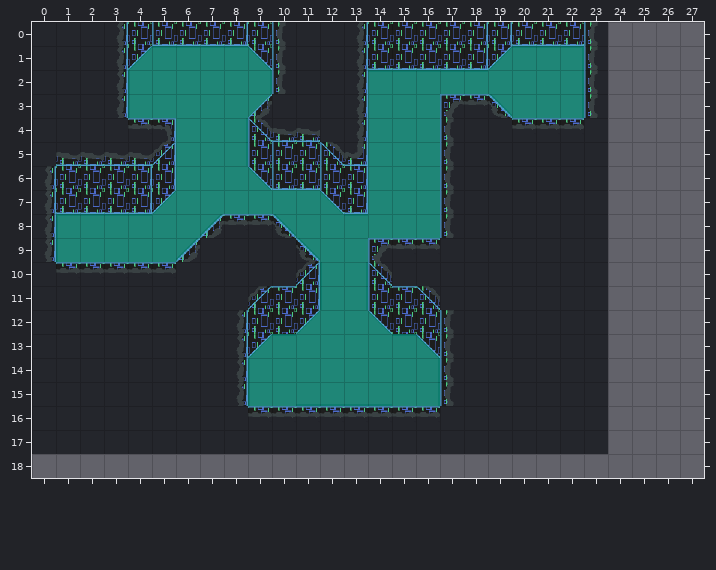
One commit to this Tiled map: KaomojiFighters/Content/OwOWorld.tmx. That is the earlier state.
Cells are 32x32 px. Shown: x 0..27, y 0..18.
New version:
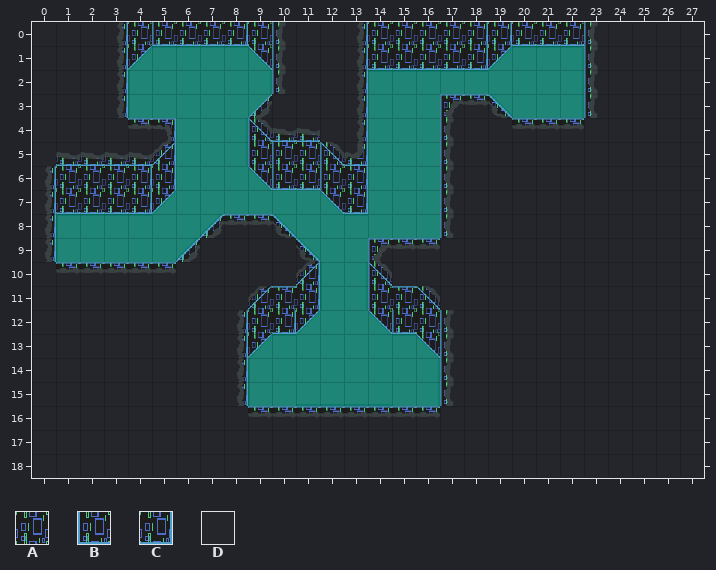
Key: from "OwOWorldTileset": A 10, B 15, C 17, D 25.
_ is an empty cell, . an unchanged one.
Change:
--- layer "Tile Layer 1"
@@ x 0..27 @@
- 0 ........................____
- 1 ........................____
- 2 ........................____
- 3 ........................____
- 4 ........................____
- 5 ........................____
- 6 ........................____
- 7 ........................____
- 8 ........................____
- 9 ........................____
-10 ........................____
-11 ........................____
-12 ..........A....A........____
-13 ........................____
-14 ........................____
-15 ........................____
-16 ........................____
-17 ........................____
-18 ____________________________
+ 0 ........................DDDD
+ 1 ........................DDDD
+ 2 ........................DDDD
+ 3 ........................DDDD
+ 4 ........................DDDD
+ 5 ........................DDDD
+ 6 ........................DDDD
+ 7 ........................DDDD
+ 8 ........................DDDD
+ 9 ........................DDDD
+10 ........................DDDD
+11 ........................DDDD
+12 ..........C....B........DDDD
+13 ........................DDDD
+14 ........................DDDD
+15 ........................DDDD
+16 ........................DDDD
+17 ........................DDDD
+18 DDDDDDDDDDDDDDDDDDDDDDDDDDDD
Pixel boxes of the changes (left, top, right, bottom) in both pictures:
changed: (32, 22, 704, 478)
